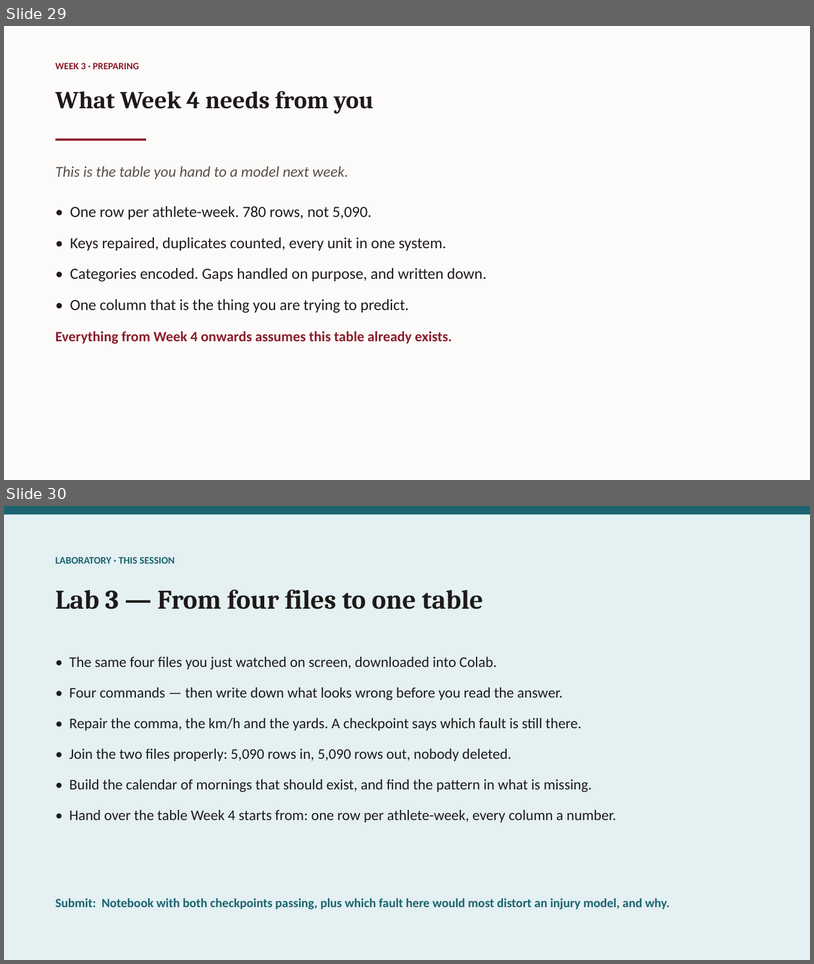
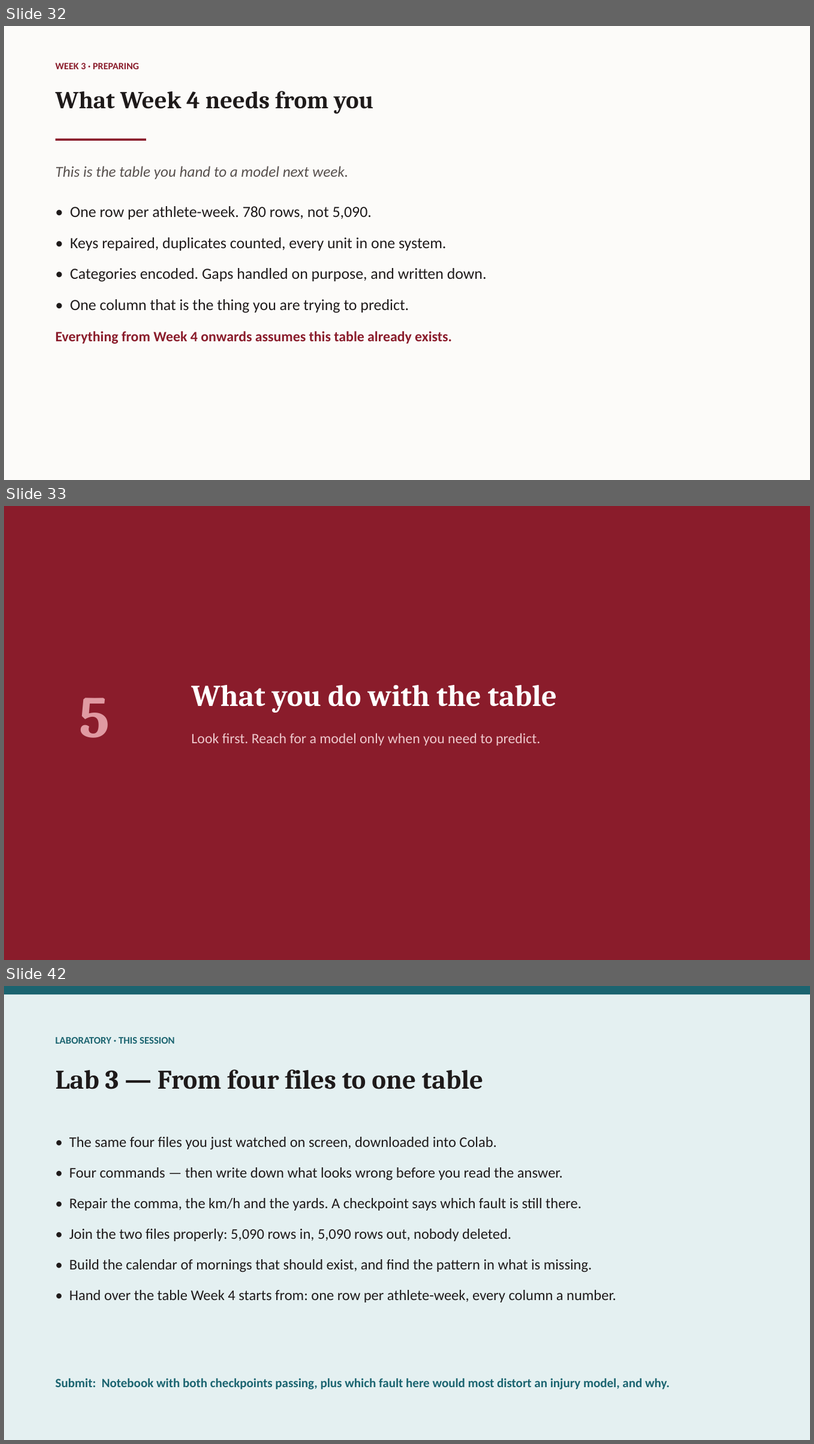
Before and after one commit to galipaydin/pes3850, a slide deck: lectures/week03/slides.pptx. Shown one above the other, each under a label of ours: slides 29 and 30 before the commit, slides 32, 33 and 42 after it; the slides between them are not shown. The pictures are 814x964 and 814x1444 pixels, drawn with LibreOffice and Linux fonts; fonts in the diff are those of the drawing. Boxes give left, top, right and bottom in pixels: in the first picture for what was removed or moved away, otherwise in the second. Text is boxed around its words. In the diff, an @@ line names an element or a change of style, - is before the commit and + after.

```diff
--- a/lectures/week03/slides.pptx
+++ b/lectures/week03/slides.pptx
@@ slide 33 added at [4,506,810,960], background #8A1C2B @@
@@ text added at [191,685,557,745], 17 pt, text #EEC9CD @@
+What you do with the table
+Look first. Reach for a model only when you need to predict.
@@ text added at [80,697,110,738], 70 pt, text #E09AA2, bold @@
+5
@@ what was slide 29 is now slide 32 @@
@@ what was slide 30 is now slide 42 @@
```
Also in this commit, not shown: 11 other slides added, 1 other file.
